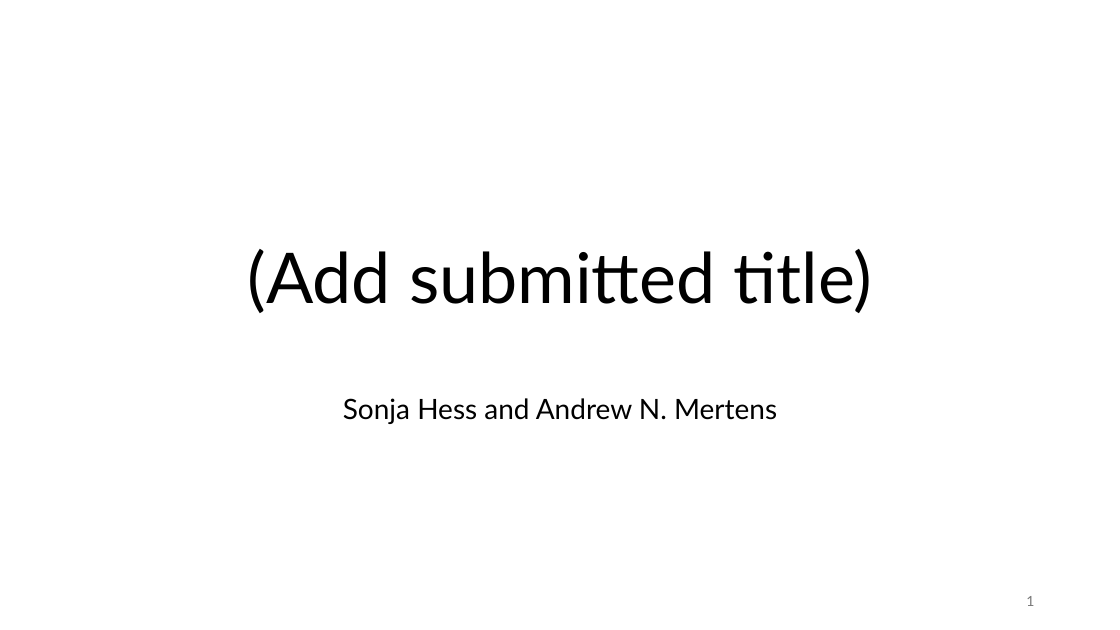
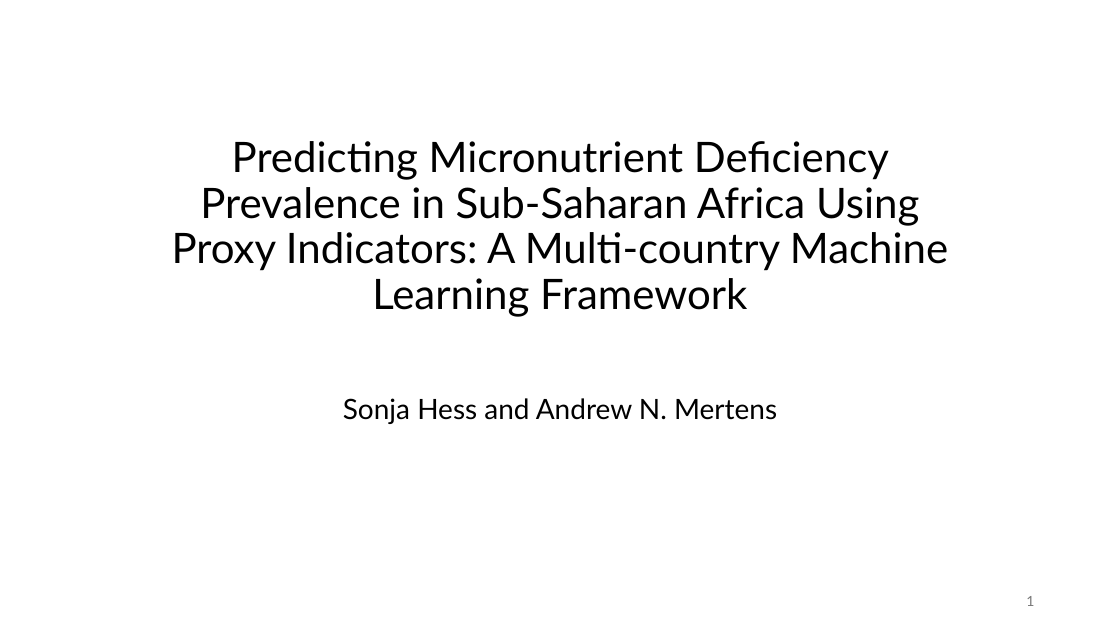
Before and after one commit to amertens/mn-prediction, a slide deck: slide 1 of docs/slides/MN-proxy-policy-deck-2026-09.pptx. Drawn at 1120x630 pixels with LibreOffice and Linux fonts; fonts in the diff are those of the drawing; background and template pictures are left out. Boxes give left, top, right and bottom in pixels: in the first picture for what was removed or moved away, otherwise in the second. Text is boxed around its words. In the diff, an @@ line names an element or a change of style, - is before the commit and + after.

```diff
--- a/docs/slides/MN-proxy-policy-deck-2026-09.pptx
+++ b/docs/slides/MN-proxy-policy-deck-2026-09.pptx
@@ title at (172, 141, 948, 317): text changed; size 60 to 36 pt @@
-(Add submitted title)
+Predicting Micronutrient Deficiency Prevalence in Sub-Saharan Africa Using Proxy Indicators: A Multi-country Machine Learning Framework
```
Also in this commit, not shown: 2 other files.
